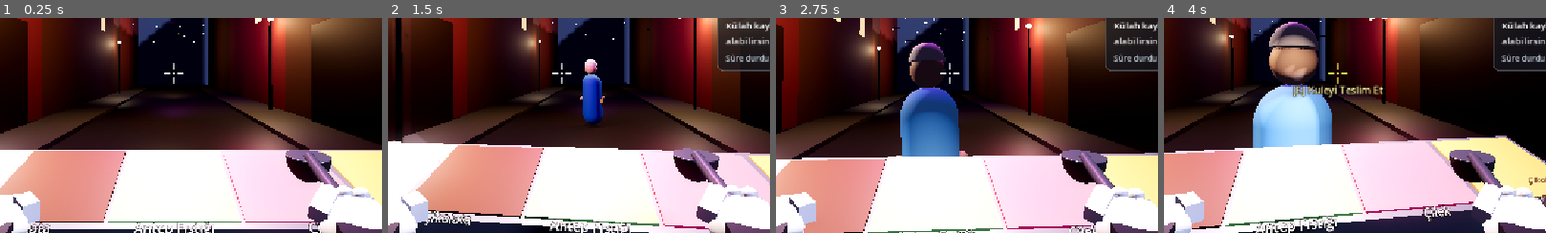
Above: before the commit, frames 1-4 (left to right).
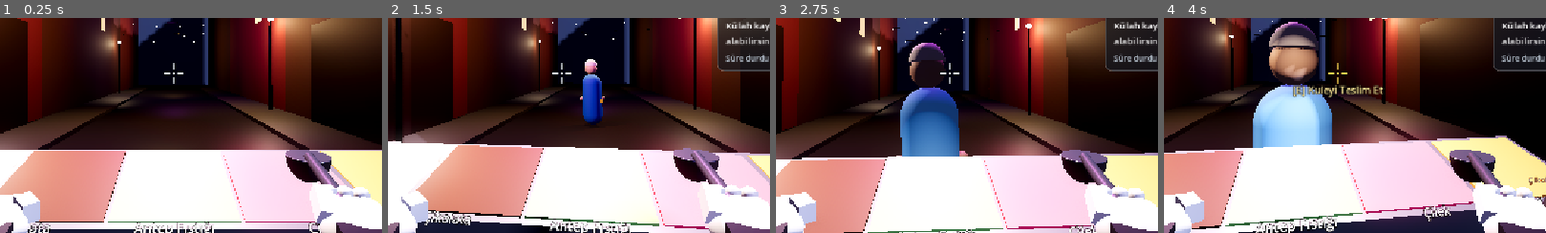
Above: after the commit, the same moments.

Repository: atalhatulu/maras-cream
Game: Godot game, scene res://scenes/main/main.tscn
Two runs of this game, one before a commit and one after it. Both use one fixed random seed, a clock stepped at 60 frames per second and the inputs below.
Inputs (mouse positions are % of the whole screen's width and height, from its top left):
- Up to frame 1 (0.25 s): no input
- Up to frame 2 (1.5 s): move the mouse to (55, 50) at 0.52 s; press the mouse at (55, 50) at 0.53 s; hold D (balance_right) 0.53-1.28 s; move the mouse to (45, 50) at 1.27 s; release the mouse at (45, 50) at 1.28 s; hold A (balance_left) from 1.28 s (still down); tap F (flip_cone) at 1.35 s
- Up to frame 3 (2.75 s): click (45, 50) at 1.55 s; move the mouse to (52, 48) at 2.02 s; release A (balance_left) at 2.03 s; press the mouse at (52, 48) at 2.03 s; hold D (balance_right) from 2.03 s (still down)
- Up to frame 4 (4 s): move the mouse to (49, 52) at 2.77 s; release the mouse at (49, 52) at 2.78 s; right-click (49, 52) at 2.85 s; click (49, 52) at 3.05 s; move the mouse to (57, 51) at 3.52 s; release D (balance_right) at 3.53 s; hold A (balance_left) from 3.53 s (still down); hold R (spin_cone) from 3.53 s (still down); click (57, 51) at 3.8 s
The pictures show only the part of the screen within x 27-77%, y 37-87%; the shares and areas given below are measured in that part.

The runs differ from the first frame. In frame 1, 0.5% of the frame differs, in the area x 80-98%, y 76-96%; in frame 2, 0.4%; in frame 3, 0.5%; in frame 4, 0.5%.

Commit message:
Bundle scoop grip animation, progressive scrape resistance and scoop pop feedback

Diff:
--- a/scripts/player/right_hand.gd
+++ b/scripts/player/right_hand.gd
@@ -13,6 +13,8 @@
 @export var jiggle_damping: float = 15.0
 
 @onready var scoop_pivot: Node3D = $ScoopPivot
+@onready var grip_fingers: Node3D = $ArmRig/WristRig/PalmMesh/FingersGrip
+@onready var grip_thumb: Node3D = $ArmRig/WristRig/PalmMesh/ThumbGrip
 @onready var scoop_mesh: Node3D = $ScoopPivot/ScoopPlaceholder
 @onready var ice_cream_scoop_mesh: MeshInstance3D = $ScoopPivot/IceCreamScoopVisual
 
@@ -37,6 +39,8 @@
 var _jiggle_velocity: Vector3 = Vector3.ZERO
 var _prev_world_pos: Vector3
 var _motion_tween: Tween
+var _grip_strength: float = 0.0
+var _scoop_pop: float = 0.0
 
 func _ready() -> void:
 	_base_local_pos = position
@@ -55,6 +59,22 @@
 	if not is_animating:
 		_handle_dive_motion(safe_delta)
 	_handle_jiggle_physics(safe_delta)
+	_update_grip_and_scoop_feedback(safe_delta)
+
+func _update_grip_and_scoop_feedback(delta: float) -> void:
+	# Grip tightens as the player scrapes, then relaxes with a filled scoop.
+	var target_grip: float = _scoop_progress if is_diving else (0.4 if has_ice_cream() else 0.0)
+	_grip_strength = lerpf(_grip_strength, target_grip, 1.0 - exp(-12.0 * delta))
+	if grip_fingers:
+		grip_fingers.rotation.x = deg_to_rad(_grip_strength * 17.0)
+	if grip_thumb:
+		grip_thumb.rotation.y = deg_to_rad(-_grip_strength * 12.0)
+	_scoop_pop = move_toward(_scoop_pop, 0.0, delta * 3.5)
+	if ice_cream_scoop_mesh and has_ice_cream():
+		var stretch: float = 1.0 + _scoop_pop * 0.24
+		ice_cream_scoop_mesh.scale = Vector3(1.0 - _scoop_pop * 0.10, stretch, 1.0 - _scoop_pop * 0.10)
+	elif ice_cream_scoop_mesh:
+		ice_cream_scoop_mesh.scale = Vector3.ONE
 
 func _handle_dive_motion(delta: float) -> void:
 	var speed = return_speed_full if has_ice_cream() else return_speed_empty
@@ -62,8 +82,8 @@
 	if is_diving:
 		speed = dive_spring_speed
 		# Fare aşağı çekildikçe bilek dondurmayı oymak için aşağı ve ters döner
-		var scrape_lift = _scoop_progress * 0.045
-		var scrape_pull = -_scoop_progress * 0.085
+		var scrape_lift = ease(_scoop_progress, 1.5) * 0.045
+		var scrape_pull = -ease(_scoop_progress, 1.5) * 0.085
 		var scrape_pitch = lerpf(deg_to_rad(42.0), deg_to_rad(105.0), _scoop_progress)
 		var scrape_roll = lerpf(-deg_to_rad(8.0), deg_to_rad(65.0), _scoop_progress)
 		var scrape_yaw = lerpf(-deg_to_rad(10.0), deg_to_rad(22.0), _scoop_progress)
@@ -173,7 +193,9 @@
 	var depth_ratio = clampf(_accumulated_depth / required_depth, 0.0, 1.0)
 	var drag_ratio = clampf(_accumulated_drag / required_drag_distance, 0.0, 1.0)
 
-	_scoop_progress = (depth_ratio * 0.7) + (drag_ratio * 0.3)
+	# The final third feels heavier without changing the required mouse distance.
+	var raw_progress: float = (depth_ratio * 0.7) + (drag_ratio * 0.3)
+	_scoop_progress = ease(raw_progress, 1.25)
 	EventBus.scoop_dive_progress.emit(_scoop_progress)
 
 	if _scoop_progress >= 1.0 and not is_animating:
@@ -181,6 +203,7 @@
 
 func _complete_scoop_and_retract() -> void:
 	_is_scoop_ready_in_dive = true
+	_scoop_pop = 1.0
 	current_scooped_flavor = current_target_flavor
 	_update_visual()
 
@@ -265,6 +288,7 @@
 func consume_scoop() -> FlavorData:
 	var f = current_scooped_flavor
 	current_scooped_flavor = null
+	_scoop_pop = 0.0
 	_update_visual()
 	EventBus.scoop_state_changed.emit(false, null)
 	return f
